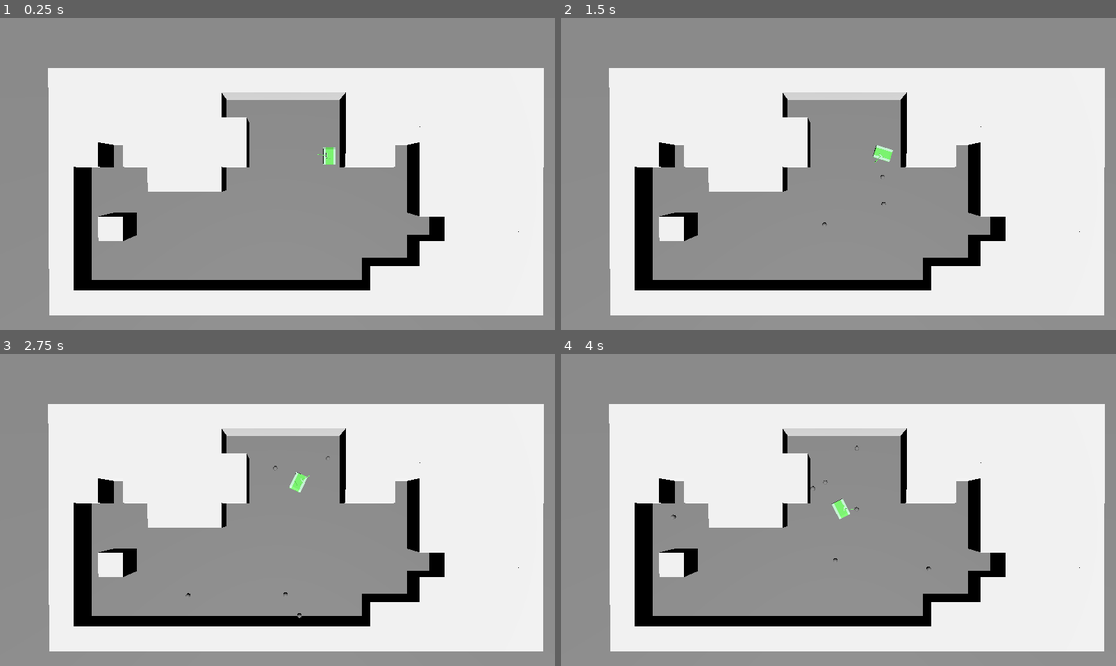
Above: before the commit, frames 1-4 (two rows, left to right).
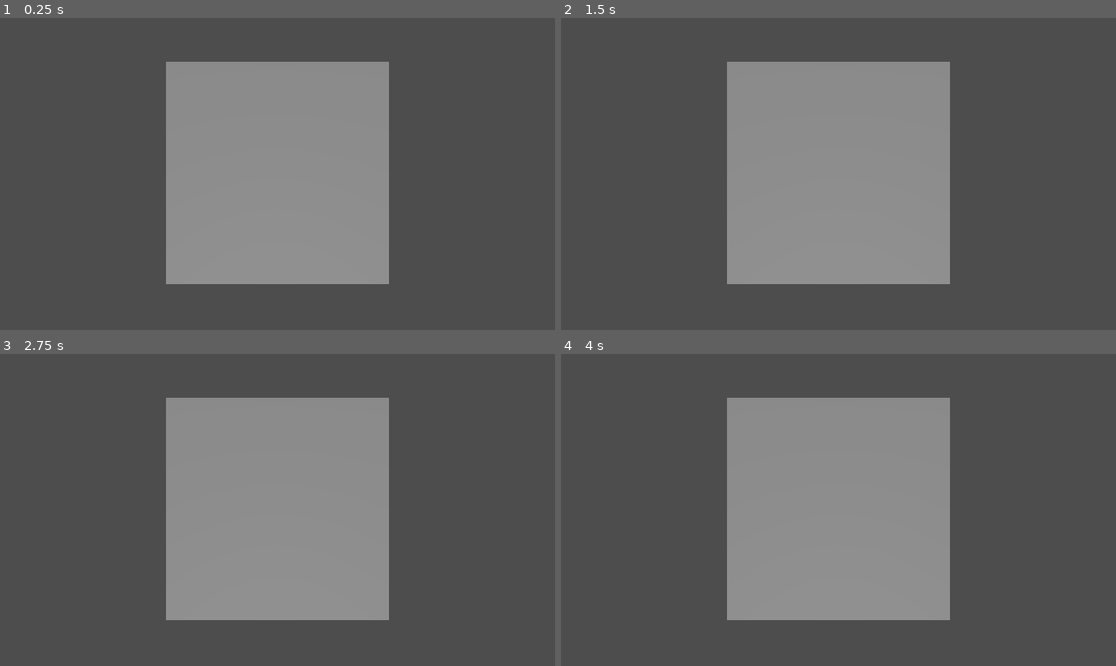
Above: after the commit, the same moments.

Repository: Luke-Joe/tank
Game: Godot game, scene res://scenes/main.tscn
Two runs of this game, one before a commit and one after it. Both use one fixed random seed, a clock stepped at 60 frames per second and the inputs below.
Inputs (mouse positions are in pixels of both pictures, inside the frame that each line leads up to):
- Up to frame 1 (0.25 s): no input
- Up to frame 2 (1.5 s): tap Enter at 0.5 s; move the mouse to (960, 158) at 0.52 s; press the mouse at (960, 158) at 0.53 s; hold D (turn_right) 0.53-1.28 s; move the mouse to (727, 189) at 1.27 s; release the mouse at (727, 189) at 1.28 s; hold S (move_backward) from 1.28 s (still down); click (727, 189) at 1.35 s
- Up to frame 3 (2.75 s): move the mouse to (333, 441) at 2.02 s; release S (move_backward) at 2.03 s; press the mouse at (333, 441) at 2.03 s; hold D (turn_right) from 2.03 s (still down)
- Up to frame 4 (4 s): move the mouse to (810, 572) at 2.77 s; release D (turn_right) at 2.78 s; release the mouse at (810, 572) at 2.78 s; hold W (move_forward) 2.78-3.53 s; click (810, 572) at 2.85 s; move the mouse to (1005, 556) at 3.52 s; press the mouse at (1005, 556) at 3.53 s; hold A (turn_left) from 3.53 s (still down)

The runs differ from the first frame. In frame 1, 82% of the frame differs, in the area x 0-100%, y 0-100%; in frame 2, 82%; in frame 3, 82%; in frame 4, 82%.

Commit message:
use RPC to sync arena seed

Diff:
--- a/scripts/arena/arenaConfig.gd
+++ b/scripts/arena/arenaConfig.gd
@@ -8,6 +8,4 @@
 @export var seed: int = 0
 @export_range(0.1, 0.8) var carve_ratio: float = 0.4
 @export var spawn_count: int = 1
-
-
 @export var camera_offset := 0.5
--- a/scripts/arena/arenaGenerator.gd
+++ b/scripts/arena/arenaGenerator.gd
@@ -6,8 +6,12 @@
 func _ready() -> void:
 	add_to_group("arena_generator")
 
+@rpc("any_peer", "reliable", "call_local")
+func generate_arena(seed: int) -> void:
+	var config = ArenaConfig.new()
+	config.seed = seed
+
 	var strategy = DrunkardWalkStrategy.new()
-	var config = ArenaConfig.new()
 	var grid = strategy.generate(config)
 	# _print_grid(grid)
 	_build_walls(grid, config)
--- a/scripts/gameManager.gd
+++ b/scripts/gameManager.gd
@@ -27,8 +27,8 @@
 signal round_ended(winner_id: int, scores: Dictionary)
 
 func _ready() -> void:
-	var arena_generator = $"../Arena/ArenaGenerator"
-	arena_generator.arena_ready.connect(_on_arena_ready)
+	var lobby = $"../Lobby"
+	lobby.all_players_ready.connect(_on_all_players_ready)
 	_set_state(MatchState.LOBBY)
 
 
@@ -72,3 +72,11 @@
 		var tank = tank_scene.instantiate()
 		tank.position = Vector3(spawn.x * config.cell_size, 0.2, spawn.y * config.cell_size)
 		get_parent().add_child(tank)
+
+
+func _on_all_players_ready(player_ids: Array[int]) -> void:
+	active_players = player_ids
+	var arena_generator = $"../Arena/ArenaGenerator"
+	arena_generator.arena_ready.connect(_on_arena_ready)
+	var seed = randi()
+	arena_generator.generate_arena.rpc(seed)
--- a/scripts/networking/lobby.gd
+++ b/scripts/networking/lobby.gd
@@ -2,7 +2,10 @@
 extends Node
 
 @export var port: int = 7000
+
 var players: Dictionary = {}
+
+signal all_players_ready(player_ids: Array[int])
 
 func _ready() -> void:
 	multiplayer.peer_connected.connect(_on_peer_connected)
@@ -42,9 +45,16 @@
 	print("Peer connected: ", id)
 	players[id] = {}
 
+	if multiplayer.is_server() and players.size() >= 2:
+		var player_ids: Array[int] = []
+		player_ids.assign(players.keys())
+		all_players_ready.emit(player_ids)
+
+
 func _on_peer_disconnected(id: int) -> void:
 	print("Peer disconnected: ", id)
 	players.erase(id)
+
 
 func _on_connected() -> void:
 	print("Connected to server!	")
